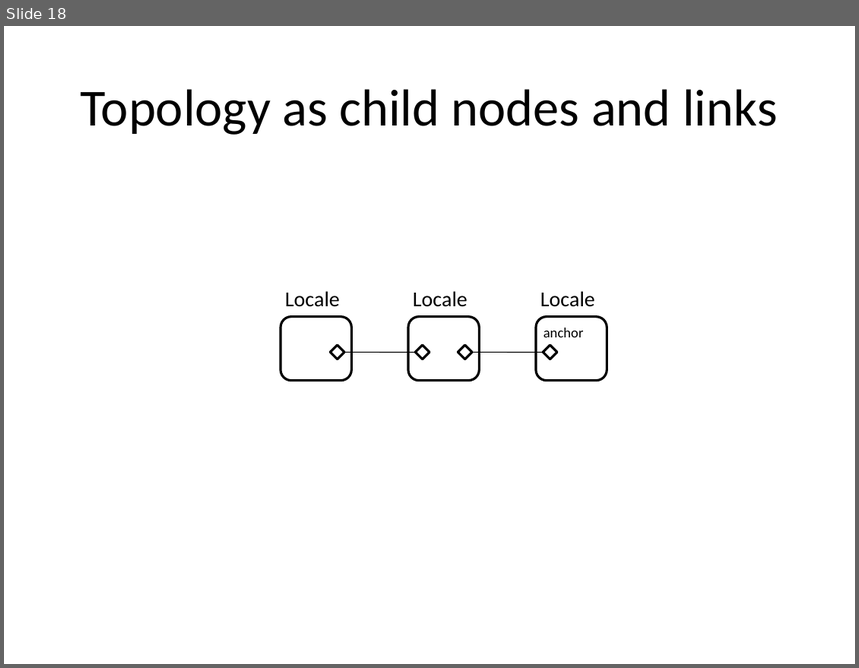
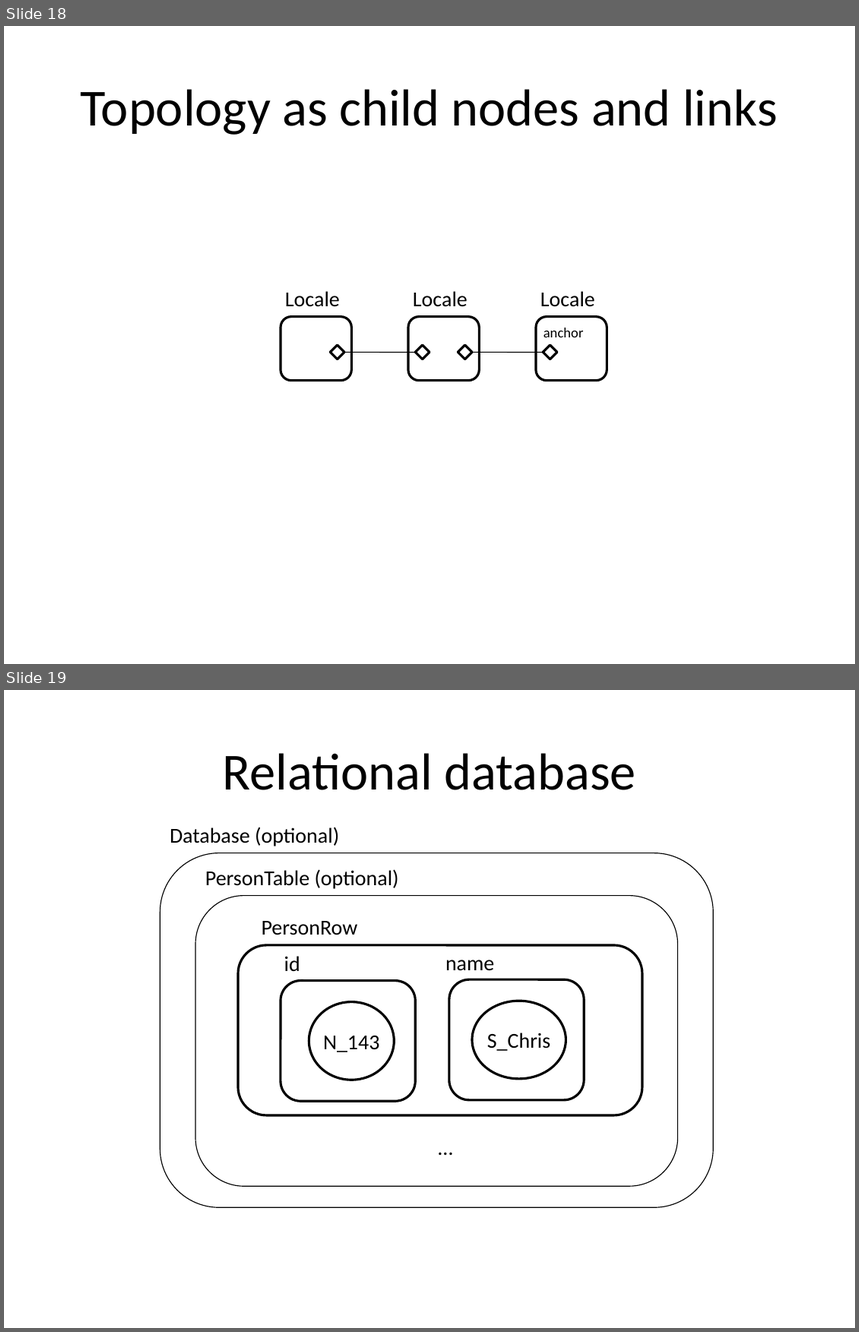
Before and after one commit to cgreenhalgh/bigraphspace, a slide deck: bigraphspace/docs/images/Cookbook_diagrams.pptx. Shown one above the other, each under a label of ours: slide 18 before the commit, slides 18 and 19 after it. The pictures are 859x668 and 859x1332 pixels, drawn with LibreOffice and Linux fonts; fonts in the diff are those of the drawing. Boxes give left, top, right and bottom in pixels: in the first picture for what was removed or moved away, otherwise in the second. Text is boxed around its words. In the diff, an @@ line names an element or a change of style, - is before the commit and + after.

Commit message:
added database images, tuplespace, start overlap

```diff
--- a/bigraphspace/docs/images/Cookbook_diagrams.pptx
+++ b/bigraphspace/docs/images/Cookbook_diagrams.pptx
@@ slide 19 added at (4,690,855,1328), background #FFFFFF @@
@@ title added at (222,753,636,790), 44 pt, text #000000 @@
+Relational database
@@ text added at (170,827,339,847), 18 pt, text #000000 @@
+Database (optional)
@@ rounded rectangle added at (160,853,713,1208), outline #000000 0.75 pt @@
@@ text added at (205,869,399,889), 18 pt, text #000000 @@
+PersonTable (optional)
@@ rounded rectangle added at (196,896,678,1187), outline #000000 0.75 pt @@
@@ text added at (262,921,358,935), 18 pt, text #000000 @@
+PersonRow
@@ rounded rectangle added at (238,945,642,1116), fill #FFFFFF, outline #000000 2 pt @@
@@ text added at (284,956,300,971), 18 pt, text #000000 @@
+id
@@ text added at (446,960,494,971), 18 pt, text #000000 @@
+name
@@ rounded rectangle added at (281,981,415,1102), fill #FFFFFF, outline #000000 2 pt @@
@@ rounded rectangle added at (449,980,584,1100), fill #FFFFFF, outline #000000 2 pt @@
@@ ellipse added at (309,1002,394,1081), fill #FFFFFF, outline #000000 2 pt, 18 pt, text #000000 @@
+N_143
@@ ellipse added at (472,1001,566,1079), fill #FFFFFF, outline #000000 2 pt, 18 pt, text #000000 @@
+S_Chris
@@ text added at (430,1130,462,1164), 18 pt, text #000000 @@
+…
```
Also in this commit, not shown: 5 other slides added, 7 other files.
